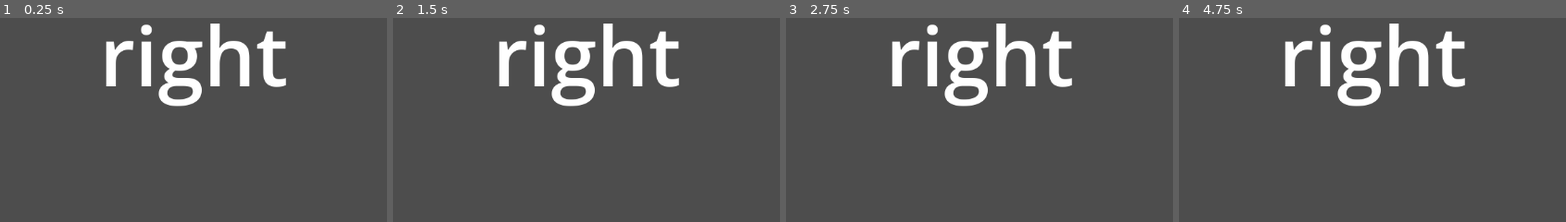
Above: before the commit, frames 1-4 (left to right).
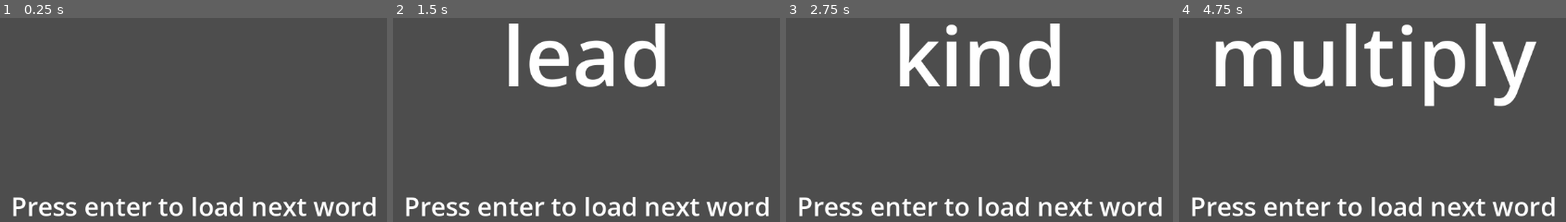
Above: after the commit, the same moments.

Repository: bobthebuilder2332/typing-game
Game: Godot game, scene res://main.tscn
The game is run twice, just before and just after one commit, with the same random seed, the same clock (stepped at 60 frames per second) and the same inputs.
Inputs:
- Up to frame 1 (0.25 s): no input
- Up to frame 2 (1.5 s): tap Enter at 0.5, 0.6, 1.25, 1.35 s
- Up to frame 3 (2.75 s): tap Enter at 2, 2.3 s; tap Backspace at 2.1 s
- Up to frame 4 (4.75 s): tap Enter at 2.75, 2.85, 3.5, 3.6, 4.25, 4.55 s; tap Backspace at 4.35 s

The runs differ from the first frame. In frame 1, 9.5% of the frame differs, in the area x 3-98%, y 2-98%; in frame 2, 9.8%; in frame 3, 9.8%; in frame 4, 16%.

Commit message:
Added spell check, accuracy indicator, and next word prompt

Diff:
--- a/main.gd
+++ b/main.gd
@@ -3,6 +3,7 @@
 # Waiting for all the child classes to load to avoid errors
 @onready var target_label = $TargetWord
 @onready var input_label = $InputDisplay
+@onready var next_word_label = $NextWord
 
 # Define variables
 var word_list: Array = []
@@ -14,8 +15,10 @@
 
 # Runs when the game starts
 func _ready():
+	target_label.visible = false
+	input_label.visible = false
+	next_word_label.visible = true
 	load_words()
-	pick_random_word()
 
 	# Reads and handles player input
 func _unhandled_input(event: InputEvent):
@@ -27,7 +30,15 @@
 
 		# Enter handling
 		elif event.keycode == KEY_ENTER:
-			pass
+			# Ready to load next word
+			if next_word_label.visible == true:
+				target_label.visible = true
+				input_label.visible = true
+				next_word_label.visible = false
+				pick_random_word()
+			else:
+				spell_check()
+
 
 		# Ignore modifier keys
 		elif event.unicode == 0:
@@ -51,12 +62,15 @@
 		word_list = content.split("\n", false)
 
 		file.close()
-		print("Loaded ", word_list.size(), " words!")
+		print(word_list.size(), " words")
 	else:
 		print("Error: Could not find the word list file.")
 
 # Pick a random word from the list
 func pick_random_word():
+	input_label.modulate = Color.WHITE
+	next_word_label.visible = false
+
 	if word_list.size() > 0:
 		# Pick a random index from the array
 		var random_index = randi() % word_list.size()
@@ -65,3 +79,18 @@
 		input_label.text = ""
 
 # Checks word accuracy
+func spell_check():
+	words_typed += 1
+
+	# Change word color to reflect accuracy
+	if word_to_type == input_label.text:
+		input_label.modulate = Color.GREEN
+		correct_words += 1
+	else:
+		input_label.modulate = Color.RED
+		incorrect_words += 1
+
+	# Ready to load next word
+	next_word_label.visible = true
+
+# Load next word
--- a/main.tscn
+++ b/main.tscn
@@ -40,3 +40,21 @@
 text = "InputDisplay"
 horizontal_alignment = 1
 vertical_alignment = 2
+
+[node name="NextWord" type="Label" parent="." unique_id=87747173]
+layout_mode = 1
+anchors_preset = 8
+anchor_left = 0.5
+anchor_top = 0.5
+anchor_right = 0.5
+anchor_bottom = 0.5
+offset_left = -114.0
+offset_top = -11.5
+offset_right = 114.0
+offset_bottom = 11.5
+grow_horizontal = 2
+grow_vertical = 2
+theme_override_font_sizes/font_size = 40
+text = "Press enter to load next word"
+horizontal_alignment = 1
+vertical_alignment = 1
